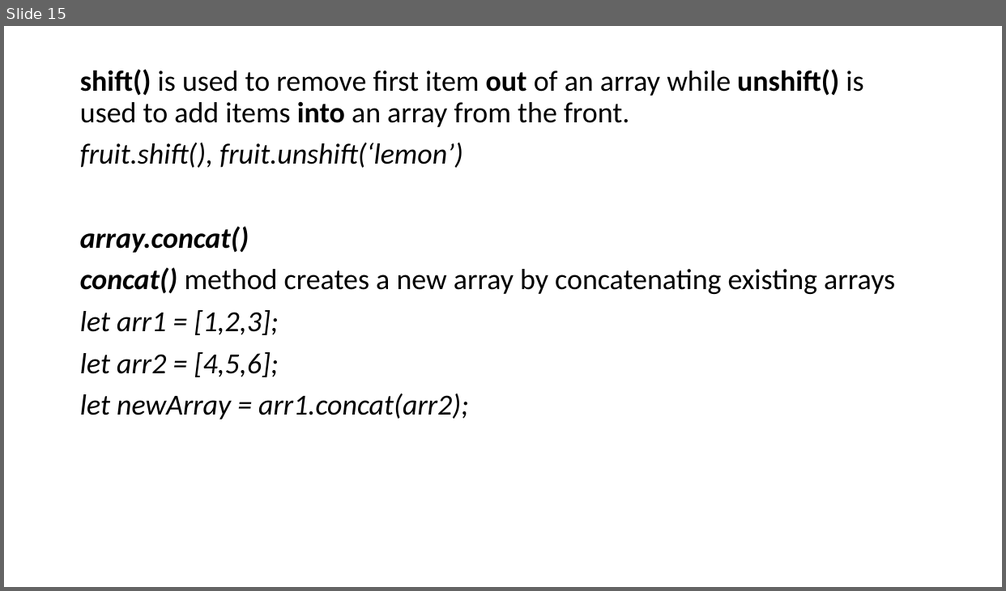
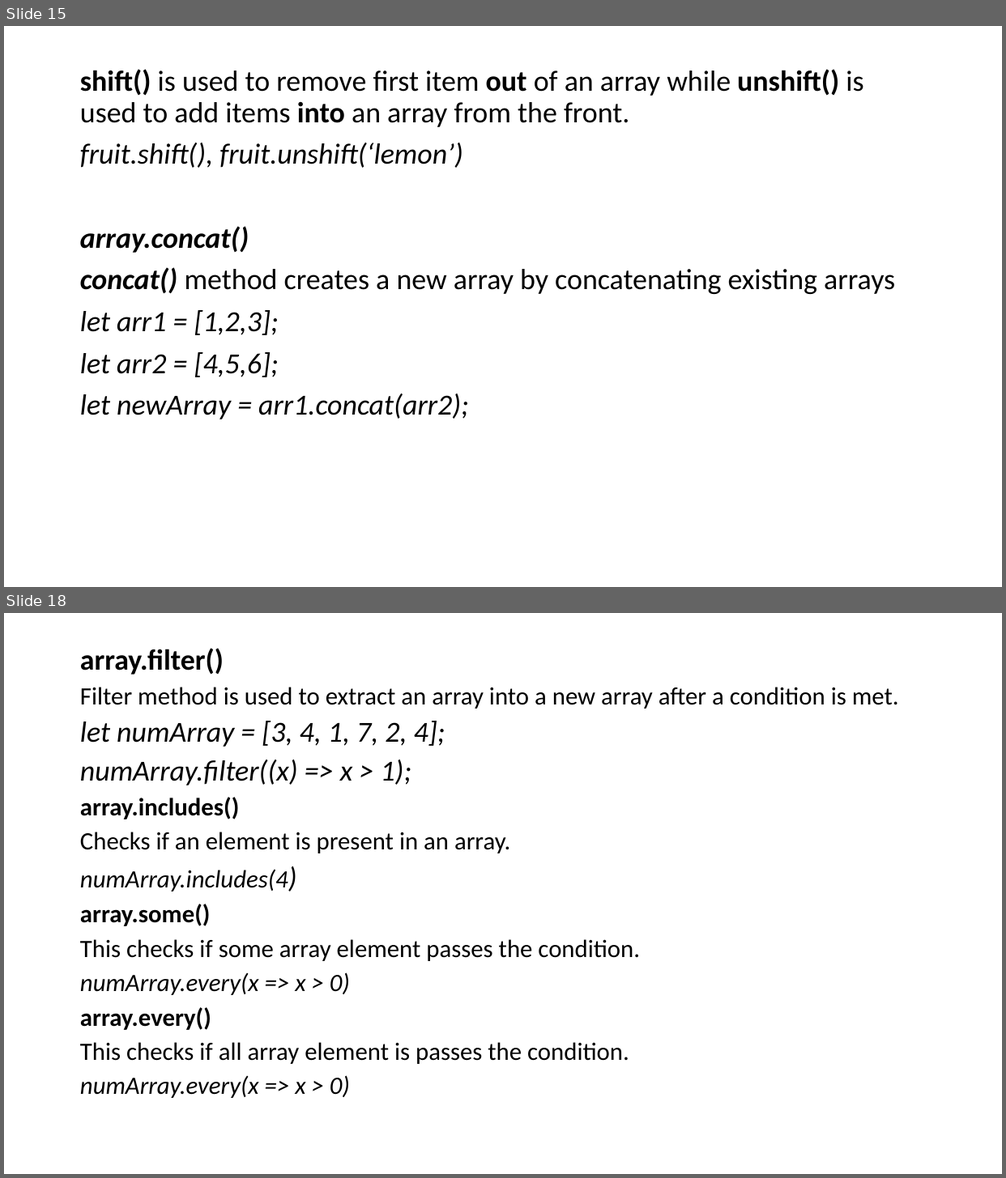
Before and after one commit to adeakinwe/AcademyFourPointZero, a slide deck: xx/lecture2/javascript/javascript.pptx. Shown one above the other, each under a label of ours: slide 15 before the commit, slides 15 and 18 after it; the slides between them are not shown. The pictures are 1006x591 and 1006x1178 pixels, drawn with LibreOffice and Linux fonts; fonts in the diff are those of the drawing. Boxes give left, top, right and bottom in pixels: in the first picture for what was removed or moved away, otherwise in the second. Text is boxed around its words. In the diff, an @@ line names an element or a change of style, - is before the commit and + after.

Commit message:
array methods

```diff
--- a/xx/lecture2/javascript/javascript.pptx
+++ b/xx/lecture2/javascript/javascript.pptx
@@ slide 18 added at [4, 613, 1002, 1174], background #FFFFFF @@
@@ text added at [80, 648, 899, 1098], 24 pt, text #000000 @@
+array.filter()
+Filter method is used to extract an array into a new array after a condition is met.
+let numArray = [3, 4, 1, 7, 2, 4];
+numArray.filter((x) => x > 1);
+array.includes()
+Checks if an element is present in an array.
+numArray.includes(4)
+array.some()
+This checks if some array element passes the condition.
+numArray.every(x => x > 0)
+array.every()
+This checks if all array element is passes the condition.
+numArray.every(x => x > 0)
```
Also in this commit, not shown: 1 slide changed, 1 other slide added, 1 other file.
